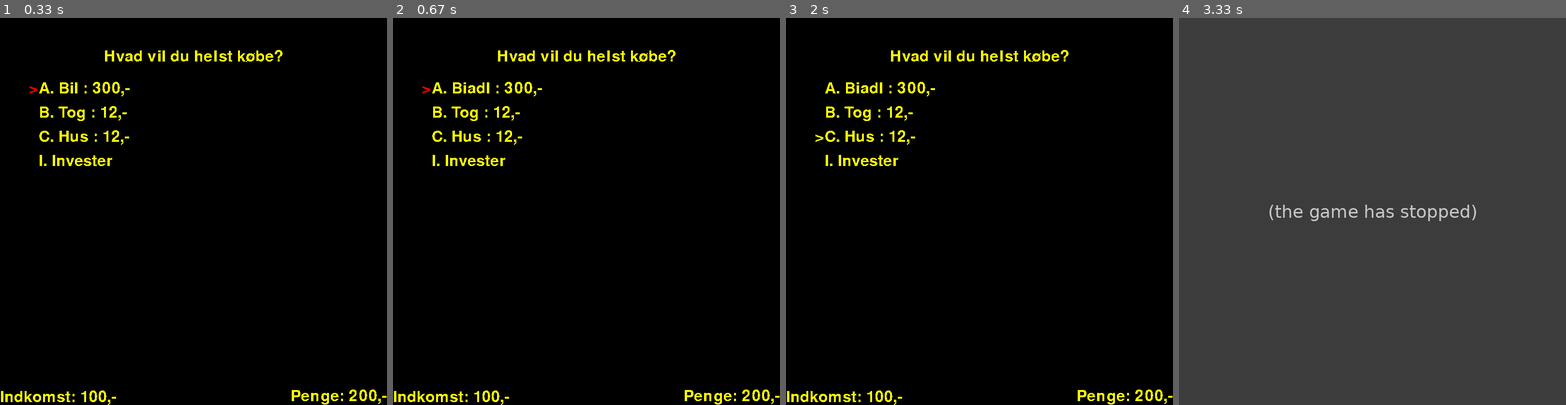
Above: before the commit, frames 1-4 (left to right).
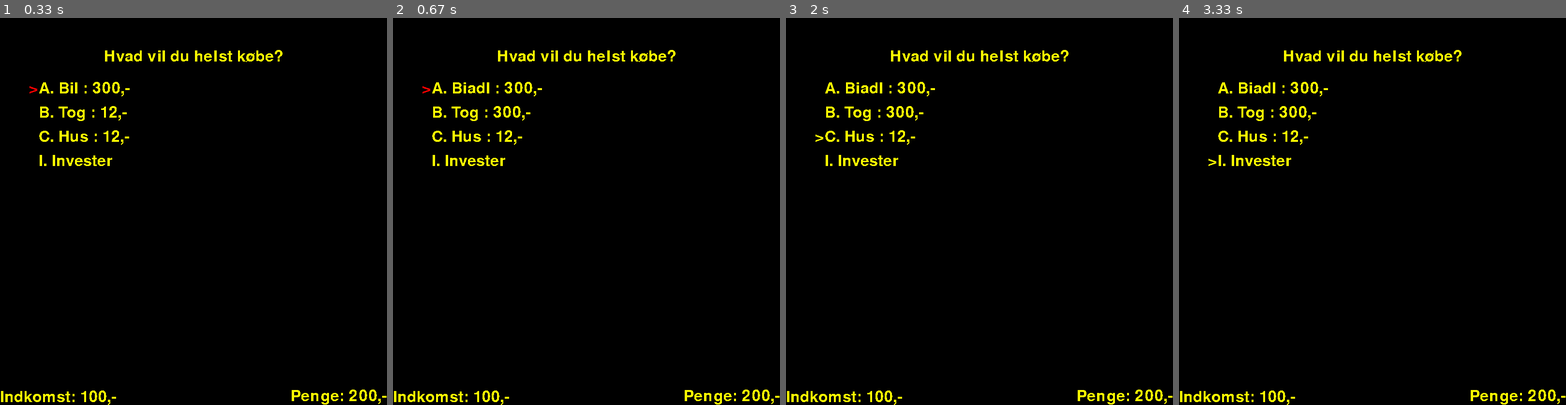
Above: after the commit, the same moments.

Repository: toke-dk/FIRE-game
Game: pygame game, started from main.py
Two runs of this game, one before a commit and one after it. Both use one fixed random seed, a clock stepped at 60 frames per second and the inputs below.
Inputs:
- Up to frame 1 (0.33 s): no input
- Up to frame 2 (0.67 s): tap Enter at 0.33 s
- Up to frame 3 (2 s): tap C at 1.67 s
- Up to frame 4 (3.33 s): tap I at 3 s

Frame 1 is identical in both runs. In frame 2, 0.1% of the frame differs, in the area x 26-36%, y 22-27%; in frame 3, 0.1%; in frame 4, 100%, in the area x 0-100%, y 0-100%.
Error before the commit: IndexError: list index out of range (main.py line 184); the game stopped at 3 s (later frames are placeholders)

Commit message:
is able to press invets button

Diff:
--- a/main.py
+++ b/main.py
@@ -96,7 +96,7 @@
              },
             {"spørgsmål": "Hvad vil du helst købe?",
              "valgmuligheder": [{"tekst": "A. Biadl", "point": 2, "pris": 300, "inkomststigning": 10},
-                                {"tekst": "B. Tog", "point": 5, "pris": 12, "inkomststigning": 7},
+                                {"tekst": "B. Tog", "point": 5, "pris": 300, "inkomststigning": 7},
                                 {"tekst": "C. Hus", "point": 100, "pris": 12, "inkomststigning": 10}],
              "svar": "A"
              },
@@ -140,14 +140,6 @@
     screen.blit(question_text, question_text_rect)
 pygame.display.flip()
 
-a_selected = True
-a_color = (255,255,0)
-b_selected = False
-b_color = (255,255,0)
-c_selected = False
-c_color = (255,255,0)
-i_selected = False
-i_color = (255,255,0)
 arrow = {"is_selected" : True, "number" : 0, "color" : (255,255,0)}
 
 while running:
@@ -181,7 +173,9 @@
         screen.blit(question_text, question_text_rect)
 
         # the arrow
-        if quiz_set["valgmuligheder"][arrow["number"]]["pris"] > penge:
+        if arrow["number"] == 3:
+            arrow["color"] = (255, 255, 0)
+        elif quiz_set["valgmuligheder"][arrow["number"]]["pris"] > penge:
             arrow["color"] = (255, 0,0)
         else:
             arrow["color"] = (255, 255, 0)
@@ -217,7 +211,6 @@
                 arrow["number"] = 0
             if event.key == pygame.K_b:
                 arrow["number"] = 1
-
             if event.key == pygame.K_c:
                 arrow["number"] = 2
 
@@ -226,51 +219,8 @@
 
             if event.key == pygame.K_RETURN:
                 arrow["number"] = 0
-                if a_selected and penge > quiz_set["valgmuligheder"][0]["pris"]:
-                    penge -= quiz_set["valgmuligheder"][0]["pris"]
-                    inkomst += quiz_set["valgmuligheder"][0]["inkomststigning"]
-                    points += quiz_set["valgmuligheder"][0]["point"]
-
-                if b_selected and penge > quiz_set["valgmuligheder"][1]["pris"]:
-                    penge -= quiz_set["valgmuligheder"][1]["pris"]
-                    inkomst += quiz_set["valgmuligheder"][1]["inkomststigning"]
-                    points += quiz_set["valgmuligheder"][1]["point"]
-
-
-                if c_selected and penge > quiz_set["valgmuligheder"][2]["pris"]:
-                    penge -= quiz_set["valgmuligheder"][2]["pris"]
-                    inkomst += quiz_set["valgmuligheder"][2]["inkomststigning"]
-                    points += quiz_set["valgmuligheder"][2]["point"]
-
-                screen.fill((0,0,0))
-                print("fda")
+
                 quiz_set = next_question(quiz_sets, question_id)
-
-                # text on pygame
-                penge_tekst = font.render(f"Penge: {penge},-", False, (250, 250, 0))
-                inkomst_tekst = font.render(f"Indkomst: {inkomst},-", False, (250, 250, 0))
-                question_text = font.render(f"{quiz_set['spørgsmål']}", False, (250, 250, 0))
-
-                penge_tekst_rect = penge_tekst.get_rect()
-                inkomst_tekst_rect = inkomst_tekst.get_rect()
-                question_text_rect = question_text.get_rect()
-
-                penge_tekst_rect.bottomright = (width, height)
-                inkomst_tekst_rect.bottomleft = (0, height)
-                question_text_rect.center = (width // 2, height // 10)
-
-                screen.blit(penge_tekst, penge_tekst_rect)
-                screen.blit(inkomst_tekst, inkomst_tekst_rect)
-                screen.blit(question_text, question_text_rect)
-
-                # prints the options
-                pos = 0
-                for i in quiz_set["valgmuligheder"]:
-                    pos += 50
-                    question_text = font.render(f"{i['tekst']} : {i['pris']},-", False, (250, 250, 0))
-                    question_text_rect = penge_tekst.get_rect()
-                    question_text_rect.topleft = (width // 10, height // 10 + pos)
-                    screen.blit(question_text, question_text_rect)
                 question_id += 1
             if event.key == pygame.K_a:
                 print("a")
